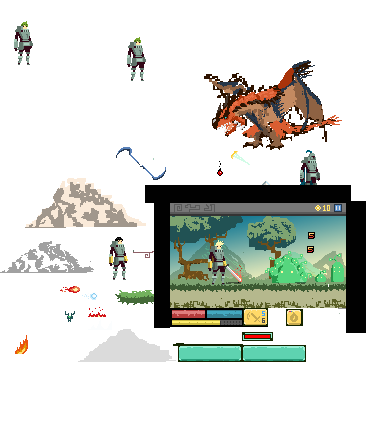
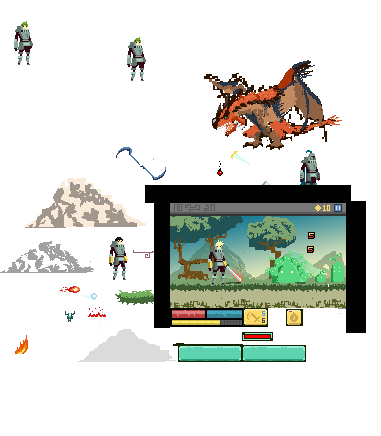
Comparing the layer stacks of the two 381 × 436 images. Changes:
painted on "圖層 17" over (221, 112, 258, 131)
